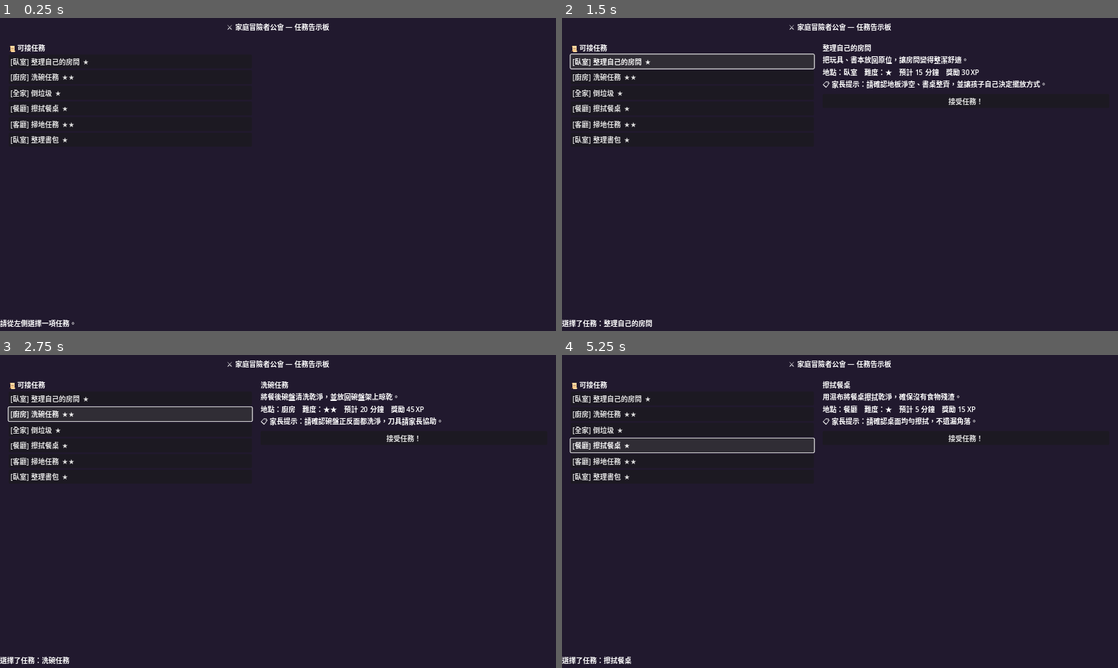
Above: before the commit, frames 1-4 (two rows, left to right).
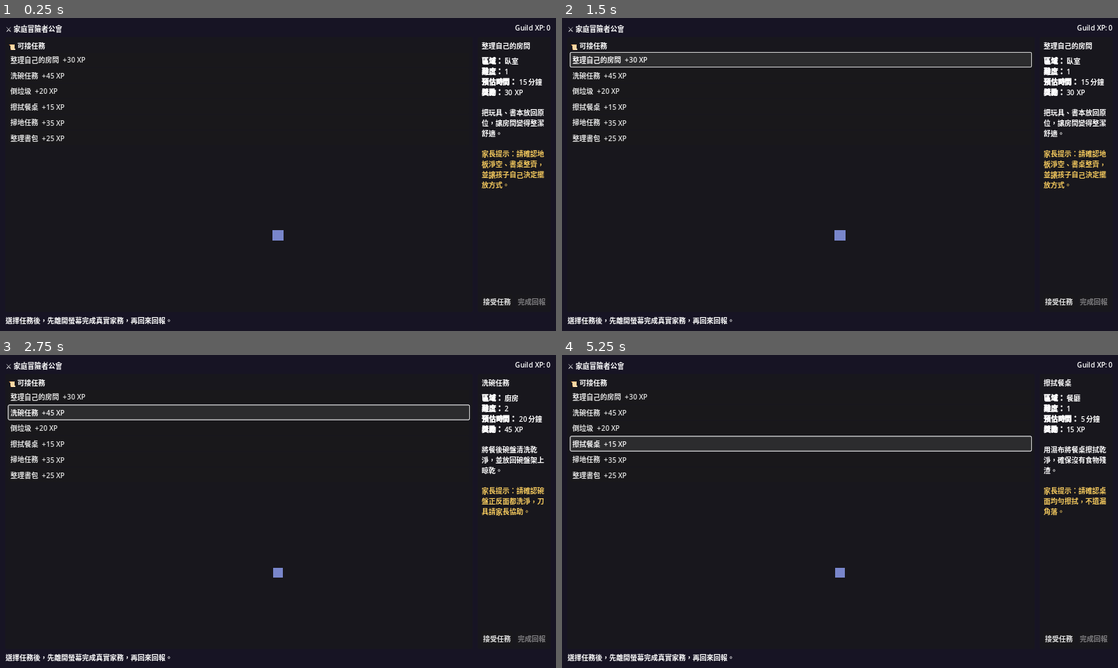
Above: after the commit, the same moments.

Repository: key8745-netizen/sweet-home-os
Game: Godot game, scene res://scenes/guild_hall.tscn
The game is run twice, just before and just after one commit, with the same random seed, the same clock (stepped at 60 frames per second) and the same inputs.
Inputs (mouse positions are in pixels of both pictures, inside the frame that each line leads up to):
- Up to frame 1 (0.25 s): no input
- Up to frame 2 (1.5 s): click (689, 61) at 0.5 s, where only the run before the commit has a clickable "[臥室] 整理自己的房間 ★"; click (801, 58) at 1.25 s, where only the run after the commit has a clickable "整理自己的房間 +30 XP"
- Up to frame 3 (2.75 s): click (127, 414) at 2 s, where only the run before the commit has a clickable "[廚房] 洗碗任務 ★★"
- Up to frame 4 (5.25 s): click (801, 411) at 2.75 s, where only the run after the commit has a clickable "洗碗任務 +45 XP"; click (689, 430) at 3.5 s, where only the run before the commit has a clickable "[全家] 倒垃圾 ★"; click (801, 426) at 4.25 s, where only the run after the commit has a clickable "倒垃圾 +20 XP"; click (689, 445) at 5 s, where only the run before the commit has a clickable "[餐廳] 擦拭餐桌 ★"

The runs differ from the first frame. In frame 1, 4.1% of the frame differs, in the area x 0-99%, y 1-99%; in frame 2, 6.5%; in frame 3, 6.3%; in frame 4, 6.3%.

Commit message:
Advance to Phase 1 + growth-feedback baseline
Adds the full advanced Phase 1 stack to match canonical work-branch state:

Runtime features:
- Local guild XP with queued decoration unlocks (data/decorations.json)
- Background color tween across XP bands (BACKGROUND_LEVELS in guild_hall.gd)
- Hero evolution scaffold with procedural fallback animation (hero_actor.gd)
- Procedural 8-bit arpeggio SFX on decoration unlock (sound_manager.gd)
- SoundManager autoload registered in project.godot
- CompleteButton, UnlockPanel, UnlockTimer, Boundaries in guild_hall.tscn

Data:
- data/decorations.json — 5 XP-gated placeholder decorations
- data/hero_evolution.json — 5 evolution stages with fallback colors

Tooling & docs:
- tools/verify_current_state.py — regression guard script
- tools/validate_asset_ledger.py — asset license ledger checker
- docs/current-state.md — canonical handoff note
- docs/research/asset-license-ledger.md — asset staging ledger
- README.md — Canonical State section added

https://claude.ai/code/session_017YZYsPoxASMAeX94uNU3pt

Diff:
--- /dev/null
+++ b/data/decorations.json
@@ -0,0 +1,44 @@
+{
+  "decorations": [
+    {
+      "id": "potted_plant",
+      "name": "盆栽",
+      "narration": "公會角落多了一株小植物，空氣感覺清新了一點。",
+      "required_total_xp": 30,
+      "position": {"x": 80, "y": 200},
+      "color": "#4caf50"
+    },
+    {
+      "id": "welcome_rug",
+      "name": "歡迎地墊",
+      "narration": "門口鋪上了溫暖的地墊，歡迎每一位冒險者。",
+      "required_total_xp": 80,
+      "position": {"x": 200, "y": 320},
+      "color": "#a05030"
+    },
+    {
+      "id": "wall_lantern",
+      "name": "壁燈",
+      "narration": "牆上掛起了一盞小燈籠，讓公會暖意融融。",
+      "required_total_xp": 150,
+      "position": {"x": 400, "y": 120},
+      "color": "#f0c040"
+    },
+    {
+      "id": "bookshelf",
+      "name": "小書架",
+      "narration": "書架上擺滿了家人共讀的故事書。",
+      "required_total_xp": 300,
+      "position": {"x": 520, "y": 180},
+      "color": "#8b6914"
+    },
+    {
+      "id": "guild_banner",
+      "name": "公會旗幟",
+      "narration": "屬於你們家的旗幟高高飄揚！",
+      "required_total_xp": 600,
+      "position": {"x": 300, "y": 60},
+      "color": "#9c27b0"
+    }
+  ]
+}
--- /dev/null
+++ b/data/hero_evolution.json
@@ -0,0 +1,44 @@
+{
+  "stages": [
+    {
+      "id": "newcomer",
+      "label": "新手冒險者",
+      "required_xp": 0,
+      "sprite": null,
+      "fallback_color": "#7986cb",
+      "fallback_size": 24
+    },
+    {
+      "id": "apprentice",
+      "label": "見習家務師",
+      "required_xp": 100,
+      "sprite": null,
+      "fallback_color": "#4db6ac",
+      "fallback_size": 28
+    },
+    {
+      "id": "journeyman",
+      "label": "家務旅行者",
+      "required_xp": 350,
+      "sprite": null,
+      "fallback_color": "#81c784",
+      "fallback_size": 32
+    },
+    {
+      "id": "expert",
+      "label": "家務專家",
+      "required_xp": 800,
+      "sprite": null,
+      "fallback_color": "#ffb74d",
+      "fallback_size": 36
+    },
+    {
+      "id": "guardian",
+      "label": "家庭守護者",
+      "required_xp": 1500,
+      "sprite": null,
+      "fallback_color": "#f06292",
+      "fallback_size": 40
+    }
+  ]
+}
--- a/project.godot
+++ b/project.godot
@@ -16,6 +16,10 @@
 config/features=PackedStringArray("4.3", "GL Compatibility")
 config/icon="res://assets/textures/icon.svg"
 
+[autoload]
+
+SoundManager="*res://scripts/sound_manager.gd"
+
 [display]
 
 window/size/viewport_width=1280
--- a/scenes/guild_hall.tscn
+++ b/scenes/guild_hall.tscn
@@ -1,6 +1,7 @@
-[gd_scene load_steps=2 format=3 uid="uid://sweet_home_guild_hall"]
+[gd_scene load_steps=3 format=3 uid="uid://sweet_home_guild_hall"]
 
 [ext_resource type="Script" path="res://scripts/guild_hall.gd" id="1"]
+[ext_resource type="PackedScene" path="res://scenes/hero_actor.tscn" id="2"]
 
 [node name="GuildHall" type="Control"]
 layout_mode = 3
@@ -10,74 +11,157 @@
 script = ExtResource("1")
 
 [node name="Background" type="ColorRect" parent="."]
+unique_name_in_owner = true
 layout_mode = 1
 anchors_preset = 15
 anchor_right = 1.0
 anchor_bottom = 1.0
-color = Color(0.13, 0.10, 0.18, 1)
+color = Color(0.09, 0.08, 0.14, 1)
 
-[node name="Title" type="Label" parent="."]
+[node name="DecorContainer" type="Node2D" parent="."]
+unique_name_in_owner = true
+
+[node name="Boundaries" type="StaticBody2D" parent="."]
+
+[node name="RootMargin" type="MarginContainer" parent="."]
 layout_mode = 1
-offset_left = 0.0
-offset_top = 8.0
-offset_right = 1280.0
-offset_bottom = 48.0
-horizontal_alignment = 1
-text = "⚔️ 家庭冒險者公會 — 任務告示板"
+anchors_preset = 15
+anchor_right = 1.0
+anchor_bottom = 1.0
+theme_override_constants/margin_left = 12
+theme_override_constants/margin_top = 12
+theme_override_constants/margin_right = 12
+theme_override_constants/margin_bottom = 12
 
-[node name="QuestBoard" type="VBoxContainer" parent="."]
-layout_mode = 1
-offset_left = 20.0
-offset_top = 56.0
-offset_right = 580.0
-offset_bottom = 680.0
+[node name="RootLayout" type="VBoxContainer" parent="RootMargin"]
+layout_mode = 2
+theme_override_constants/separation = 8
 
-[node name="BoardLabel" type="Label" parent="QuestBoard"]
+[node name="TopBar" type="HBoxContainer" parent="RootMargin/RootLayout"]
+layout_mode = 2
+
+[node name="GuildTitle" type="Label" parent="RootMargin/RootLayout/TopBar"]
+layout_mode = 2
+size_flags_horizontal = 3
+text = "⚔️ 家庭冒險者公會"
+
+[node name="XpLabel" type="Label" parent="RootMargin/RootLayout/TopBar"]
+unique_name_in_owner = true
+layout_mode = 2
+text = "Guild XP: 0"
+
+[node name="MainColumns" type="HBoxContainer" parent="RootMargin/RootLayout"]
+layout_mode = 2
+size_flags_vertical = 3
+theme_override_constants/separation = 12
+
+[node name="QuestPanel" type="PanelContainer" parent="RootMargin/RootLayout/MainColumns"]
+layout_mode = 2
+size_flags_horizontal = 3
+
+[node name="QuestMargin" type="MarginContainer" parent="RootMargin/RootLayout/MainColumns/QuestPanel"]
+layout_mode = 2
+theme_override_constants/margin_left = 8
+theme_override_constants/margin_top = 8
+theme_override_constants/margin_right = 8
+theme_override_constants/margin_bottom = 8
+
+[node name="QuestColumn" type="VBoxContainer" parent="RootMargin/RootLayout/MainColumns/QuestPanel/QuestMargin"]
+layout_mode = 2
+
+[node name="BoardLabel" type="Label" parent="RootMargin/RootLayout/MainColumns/QuestPanel/QuestMargin/QuestColumn"]
+layout_mode = 2
 text = "📜 可接任務"
 
-[node name="QuestList" type="VBoxContainer" parent="QuestBoard"]
+[node name="QuestList" type="VBoxContainer" parent="RootMargin/RootLayout/MainColumns/QuestPanel/QuestMargin/QuestColumn"]
 unique_name_in_owner = true
+layout_mode = 2
 size_flags_vertical = 3
 
-[node name="QuestDetail" type="VBoxContainer" parent="."]
-layout_mode = 1
-offset_left = 600.0
-offset_top = 56.0
-offset_right = 1260.0
-offset_bottom = 680.0
+[node name="DetailPanel" type="PanelContainer" parent="RootMargin/RootLayout/MainColumns"]
+layout_mode = 2
+size_flags_horizontal = 5
 
-[node name="DetailTitle" type="Label" parent="QuestDetail"]
+[node name="DetailMargin" type="MarginContainer" parent="RootMargin/RootLayout/MainColumns/DetailPanel"]
+layout_mode = 2
+theme_override_constants/margin_left = 8
+theme_override_constants/margin_top = 8
+theme_override_constants/margin_right = 8
+theme_override_constants/margin_bottom = 8
+
+[node name="DetailColumn" type="VBoxContainer" parent="RootMargin/RootLayout/MainColumns/DetailPanel/DetailMargin"]
+layout_mode = 2
+theme_override_constants/separation = 10
+
+[node name="DetailTitle" type="Label" parent="RootMargin/RootLayout/MainColumns/DetailPanel/DetailMargin/DetailColumn"]
 unique_name_in_owner = true
-text = ""
+layout_mode = 2
+text = "選擇一張任務卡"
+
+[node name="DetailBody" type="RichTextLabel" parent="RootMargin/RootLayout/MainColumns/DetailPanel/DetailMargin/DetailColumn"]
+unique_name_in_owner = true
+layout_mode = 2
+size_flags_vertical = 3
+bbcode_enabled = true
+text = "從左側任務板選擇一項家務冒險。"
+fit_content = true
+
+[node name="ActionRow" type="HBoxContainer" parent="RootMargin/RootLayout/MainColumns/DetailPanel/DetailMargin/DetailColumn"]
+layout_mode = 2
+theme_override_constants/separation = 8
+
+[node name="AcceptButton" type="Button" parent="RootMargin/RootLayout/MainColumns/DetailPanel/DetailMargin/DetailColumn/ActionRow"]
+unique_name_in_owner = true
+layout_mode = 2
+disabled = true
+text = "接受任務"
+
+[node name="CompleteButton" type="Button" parent="RootMargin/RootLayout/MainColumns/DetailPanel/DetailMargin/DetailColumn/ActionRow"]
+unique_name_in_owner = true
+layout_mode = 2
+disabled = true
+text = "完成回報"
+
+[node name="StatusLabel" type="Label" parent="RootMargin/RootLayout"]
+unique_name_in_owner = true
+layout_mode = 2
+text = "載入任務中……"
+autowrap_mode = 2
+
+[node name="HeroActor" parent="." instance=ExtResource("2")]
+unique_name_in_owner = true
+position = Vector2(640, 500)
+
+[node name="UnlockOverlay" type="CanvasLayer" parent="."]
+layer = 10
+
+[node name="UnlockPanel" type="PanelContainer" parent="UnlockOverlay"]
+unique_name_in_owner = true
+anchors_preset = 8
+anchor_left = 0.5
+anchor_top = 0.5
+anchor_right = 0.5
+anchor_bottom = 0.5
+offset_left = -200.0
+offset_top = -80.0
+offset_right = 200.0
+offset_bottom = 80.0
 visible = false
 
-[node name="DetailDesc" type="Label" parent="QuestDetail"]
+[node name="Margin" type="MarginContainer" parent="UnlockOverlay/UnlockPanel"]
+layout_mode = 2
+theme_override_constants/margin_left = 16
+theme_override_constants/margin_top = 16
+theme_override_constants/margin_right = 16
+theme_override_constants/margin_bottom = 16
+
+[node name="UnlockLabel" type="Label" parent="UnlockOverlay/UnlockPanel/Margin"]
 unique_name_in_owner = true
-text = ""
-visible = false
+layout_mode = 2
+horizontal_alignment = 1
 autowrap_mode = 3
 
-[node name="DetailMeta" type="Label" parent="QuestDetail"]
+[node name="UnlockTimer" type="Timer" parent="UnlockOverlay"]
 unique_name_in_owner = true
-text = ""
-visible = false
-
-[node name="ParentTip" type="Label" parent="QuestDetail"]
-unique_name_in_owner = true
-text = ""
-visible = false
-autowrap_mode = 3
-
-[node name="AcceptButton" type="Button" parent="QuestDetail"]
-unique_name_in_owner = true
-text = "接受任務！"
-visible = false
-
-[node name="StatusLabel" type="Label" parent="."]
-unique_name_in_owner = true
-layout_mode = 1
-offset_left = 0.0
-offset_top = 690.0
-offset_right = 1280.0
-offset_bottom = 720.0
-text = "請從左側選擇一項任務。"
+wait_time = 2.5
+one_shot = true
--- /dev/null
+++ b/scenes/hero_actor.tscn
@@ -0,0 +1,8 @@
+[gd_scene load_steps=2 format=3 uid="uid://sweet_home_hero_actor"]
+
+[ext_resource type="Script" path="res://scripts/hero_actor.gd" id="1"]
+
+[node name="HeroActor" type="CharacterBody2D"]
+script = ExtResource("1")
+
+[node name="CollisionShape2D" type="CollisionShape2D" parent="."]
--- /dev/null
+++ b/scripts/decor_placeholder.gd
@@ -0,0 +1,26 @@
+extends Node2D
+
+var _data: Dictionary = {}
+var _rect: ColorRect
+
+
+func setup(decoration_data: Dictionary) -> void:
+	_data = decoration_data
+
+	var pos_data: Dictionary = _data.get("position", {"x": 0, "y": 0})
+	position = Vector2(float(pos_data.get("x", 0)), float(pos_data.get("y", 0)))
+
+	_rect = ColorRect.new()
+	_rect.size = Vector2(32, 32)
+	_rect.position = Vector2(-16, -16)
+
+	var hex: String = str(_data.get("color", "#888888"))
+	_rect.color = Color.html(hex) if hex.begins_with("#") else Color.GRAY
+
+	add_child(_rect)
+
+	var label := Label.new()
+	label.text = str(_data.get("name", ""))
+	label.position = Vector2(-24, 34)
+	label.add_theme_font_size_override("font_size", 10)
+	add_child(label)
--- a/scripts/guild_hall.gd
+++ b/scripts/guild_hall.gd
@@ -1,79 +1,234 @@
 extends Control
 
 const QUESTS_PATH := "res://data/quests.json"
+const DECORATIONS_PATH := "res://data/decorations.json"
+const DECOR_PLACEHOLDER_SCRIPT := preload("res://scripts/decor_placeholder.gd")
+const BACKGROUND_LEVELS := [
+	{"xp": 0,    "color": Color(0.09, 0.08, 0.14)},
+	{"xp": 500,  "color": Color(0.13, 0.11, 0.21)},
+	{"xp": 1500, "color": Color(0.18, 0.15, 0.27)},
+	{"xp": 3500, "color": Color(0.24, 0.19, 0.32)},
+]
 
 var quests: Array = []
+var decorations: Array = []
+var visible_decoration_ids: Array[String] = []
+var queued_unlocks: Array[Dictionary] = []
 var selected_quest: Dictionary = {}
-
+var accepted_quest: Dictionary = {}
+var total_xp := 0
+var unlock_overlay_active := false
+var background_tween: Tween
+
+@onready var background: ColorRect = %Background
+@onready var decor_container: Node2D = %DecorContainer
 @onready var quest_list: VBoxContainer = %QuestList
 @onready var detail_title: Label = %DetailTitle
-@onready var detail_desc: Label = %DetailDesc
-@onready var detail_meta: Label = %DetailMeta
-@onready var parent_tip: Label = %ParentTip
-@onready var accept_btn: Button = %AcceptButton
+@onready var detail_body: RichTextLabel = %DetailBody
+@onready var accept_button: Button = %AcceptButton
 @onready var status_label: Label = %StatusLabel
+@onready var complete_button: Button = %CompleteButton
+@onready var xp_label: Label = %XpLabel
+@onready var unlock_panel: PanelContainer = %UnlockPanel
+@onready var unlock_label: Label = %UnlockLabel
+@onready var unlock_timer: Timer = %UnlockTimer
+@onready var hero_actor: CharacterBody2D = %HeroActor
 
 
 func _ready() -> void:
+	accept_button.pressed.connect(_on_accept_pressed)
+	complete_button.pressed.connect(_on_complete_pressed)
+	unlock_timer.timeout.connect(_hide_unlock_overlay)
+	complete_button.disabled = true
+	unlock_panel.visible = false
 	load_quests()
+	load_decorations()
 	populate_quest_list()
-	accept_btn.pressed.connect(_on_accept_pressed)
-	_set_detail_visible(false)
+	_update_xp_label()
+	refresh_decorations(false)
+	if hero_actor.has_method("setup_evolution"):
+		hero_actor.setup_evolution(0)
+	if not quests.is_empty():
+		select_quest(quests[0])
 
 
 func load_quests() -> void:
-	var file = FileAccess.open(QUESTS_PATH, FileAccess.READ)
-	if not file:
-		push_error("無法讀取任務資料：" + QUESTS_PATH)
-		return
-	var json = JSON.new()
-	var err = json.parse(file.get_as_text())
-	file.close()
-	if err != OK:
-		push_error("任務 JSON 解析失敗")
-		return
-	quests = json.get_data().get("quests", [])
+	quests = []
+	if not FileAccess.file_exists(QUESTS_PATH):
+		status_label.text = "找不到任務資料：%s" % QUESTS_PATH
+		push_warning(status_label.text)
+		return
+	var file := FileAccess.open(QUESTS_PATH, FileAccess.READ)
+	if file == null:
+		status_label.text = "無法開啟任務資料。"
+		push_warning("Unable to open quest data: %s" % QUESTS_PATH)
+		return
+	var parsed_data = JSON.parse_string(file.get_as_text())
+	if not parsed_data is Dictionary:
+		status_label.text = "任務資料格式錯誤。"
+		push_warning("Quest data must be a JSON object.")
+		return
+	var loaded_quests = parsed_data.get("quests", [])
+	if not loaded_quests is Array:
+		status_label.text = "任務資料缺少 quests 陣列。"
+		push_warning("Quest data must include a quests array.")
+		return
+	quests = loaded_quests
+	status_label.text = "已載入 %d 張任務卡。" % quests.size()
+
+
+func load_decorations() -> void:
+	decorations = []
+	if not FileAccess.file_exists(DECORATIONS_PATH):
+		push_warning("Decoration data file is missing: %s" % DECORATIONS_PATH)
+		return
+	var file := FileAccess.open(DECORATIONS_PATH, FileAccess.READ)
+	if file == null:
+		push_warning("Unable to open decoration data file: %s" % DECORATIONS_PATH)
+		return
+	var parsed_data = JSON.parse_string(file.get_as_text())
+	if not parsed_data is Dictionary:
+		push_warning("Decoration data must be a JSON object.")
+		return
+	var loaded_decorations = parsed_data.get("decorations", [])
+	if not loaded_decorations is Array:
+		push_warning("Decoration data must include a decorations array.")
+		return
+	decorations = loaded_decorations
 
 
 func populate_quest_list() -> void:
 	for child in quest_list.get_children():
 		child.queue_free()
-
 	for quest in quests:
-		var btn = Button.new()
-		var stars = "★".repeat(quest.get("difficulty", 1))
-		btn.text = "[%s] %s  %s" % [quest.get("area", ""), quest.get("title", ""), stars]
-		btn.alignment = HORIZONTAL_ALIGNMENT_LEFT
-		btn.pressed.connect(_on_quest_selected.bind(quest))
-		quest_list.add_child(btn)
-
-
-func _on_quest_selected(quest: Dictionary) -> void:
+		if not quest is Dictionary:
+			continue
+		var quest_button := Button.new()
+		quest_button.text = "%s  +%d XP" % [quest.get("title", "未命名任務"), int(quest.get("xp_reward", 0))]
+		quest_button.alignment = HORIZONTAL_ALIGNMENT_LEFT
+		quest_button.pressed.connect(select_quest.bind(quest))
+		quest_list.add_child(quest_button)
+
+
+func select_quest(quest: Dictionary) -> void:
 	selected_quest = quest
-	detail_title.text = quest.get("title", "")
-	detail_desc.text = quest.get("description", "")
-	detail_meta.text = "地點：%s　難度：%s　預計 %d 分鐘　獎勵 %d XP" % [
-		quest.get("area", ""),
-		"★".repeat(quest.get("difficulty", 1)),
-		quest.get("estimated_minutes", 0),
-		quest.get("xp_reward", 0)
-	]
-	parent_tip.text = "📋 家長提示：" + quest.get("parent_tip", "")
-	_set_detail_visible(true)
-	status_label.text = "選擇了任務：" + quest.get("title", "")
+	detail_title.text = str(quest.get("title", "未命名任務"))
+	detail_body.text = _format_quest_detail(quest)
+	accept_button.disabled = false
+	status_label.text = "選擇任務後，先離開螢幕完成真實家務，再回來回報。"
+
+
+func _format_quest_detail(quest: Dictionary) -> String:
+	var t := ""
+	t += "[b]區域：[/b] %s\n" % quest.get("area", "home")
+	t += "[b]難度：[/b] %s\n" % quest.get("difficulty", "easy")
+	t += "[b]預估時間：[/b] %d 分鐘\n" % int(quest.get("estimated_minutes", 5))
+	t += "[b]獎勵：[/b] %d XP\n\n" % int(quest.get("xp_reward", 0))
+	t += str(quest.get("description", ""))
+	t += "\n\n[color=#f4c95d]家長提示：%s[/color]" % quest.get("parent_tip", "用鼓勵確認孩子的努力。")
+	return t
 
 
 func _on_accept_pressed() -> void:
 	if selected_quest.is_empty():
 		return
-	status_label.text = "✅ 已接受任務「%s」！完成後請告知家長確認。" % selected_quest.get("title", "")
-	accept_btn.disabled = true
-	accept_btn.text = "任務進行中…"
-
-
-func _set_detail_visible(visible: bool) -> void:
-	detail_title.visible = visible
-	detail_desc.visible = visible
-	detail_meta.visible = visible
-	parent_tip.visible = visible
-	accept_btn.visible = visible
+	accepted_quest = selected_quest.duplicate()
+	complete_button.disabled = false
+	status_label.text = "已接受「%s」！完成後請找家長一起確認，再按完成回報。" % accepted_quest.get("title", "任務")
+
+
+func _on_complete_pressed() -> void:
+	if accepted_quest.is_empty():
+		return
+	var earned_xp := int(accepted_quest.get("xp_reward", 0))
+	total_xp += earned_xp
+	status_label.text = "完成「%s」！公會獲得 %d XP，謝謝你的照顧。" % [accepted_quest.get("title", "任務"), earned_xp]
+	accepted_quest = {}
+	complete_button.disabled = true
+	_update_xp_label()
+	refresh_decorations(true)
+	if hero_actor.has_method("setup_evolution"):
+		hero_actor.setup_evolution(total_xp)
+
+
+func refresh_decorations(show_unlock_feedback := true) -> void:
+	var previous_ids := visible_decoration_ids.duplicate()
+	visible_decoration_ids = []
+	_update_background(show_unlock_feedback)
+	for child in decor_container.get_children():
+		child.queue_free()
+	for decoration in decorations:
+		if not decoration is Dictionary:
+			continue
+		if total_xp < int(decoration.get("required_total_xp", 0)):
+			continue
+		var decor := Node2D.new()
+		decor.set_script(DECOR_PLACEHOLDER_SCRIPT)
+		decor_container.add_child(decor)
+		decor.setup(decoration)
+		var did := str(decoration.get("id", decoration.get("name", "decor")))
+		visible_decoration_ids.append(did)
+		if show_unlock_feedback and not previous_ids.has(did):
+			_queue_decoration_unlock(decoration)
+
+
+func _queue_decoration_unlock(decoration: Dictionary) -> void:
+	queued_unlocks.append(decoration)
+	if not unlock_overlay_active:
+		_show_next_decoration_unlock()
+
+
+func _show_next_decoration_unlock() -> void:
+	if queued_unlocks.is_empty():
+		unlock_overlay_active = false
+		unlock_panel.visible = false
+		return
+	var decoration: Dictionary = queued_unlocks.pop_front()
+	var decor_name := str(decoration.get("name", decoration.get("id", "新裝飾")))
+	var narration := str(decoration.get("narration", ""))
+	unlock_overlay_active = true
+	unlock_label.text = "恭喜獲得：%s！\n%s" % [decor_name, narration]
+	unlock_panel.visible = true
+	unlock_timer.start()
+	_play_unlock_sound()
+
+
+func _hide_unlock_overlay() -> void:
+	unlock_panel.visible = false
+	unlock_overlay_active = false
+	_show_next_decoration_unlock()
+
+
+func _update_xp_label() -> void:
+	xp_label.text = "Guild XP: %d" % total_xp
+
+
+func _update_background(animate := true) -> void:
+	var target_color := _get_background_color(total_xp)
+	if not animate:
+		background.color = target_color
+		return
+	if background_tween != null and background_tween.is_valid():
+		background_tween.kill()
+	background_tween = create_tween()
+	background_tween.tween_property(background, "color", target_color, 0.9).set_trans(Tween.TRANS_QUAD).set_ease(Tween.EASE_OUT)
+
+
+func _get_background_color(p_total_xp: int) -> Color:
+	var selected_color: Color = BACKGROUND_LEVELS[0]["color"]
+	for index in range(BACKGROUND_LEVELS.size() - 1):
+		var cur: Dictionary = BACKGROUND_LEVELS[index]
+		var nxt: Dictionary = BACKGROUND_LEVELS[index + 1]
+		var cur_xp := int(cur["xp"])
+		var nxt_xp := int(nxt["xp"])
+		if p_total_xp >= cur_xp and p_total_xp < nxt_xp:
+			var progress := float(p_total_xp - cur_xp) / float(nxt_xp - cur_xp)
+			return cur["color"].lerp(nxt["color"], progress)
+		selected_color = nxt["color"]
+	return selected_color
+
+
+func _play_unlock_sound() -> void:
+	var sound_manager = get_node_or_null("/root/SoundManager")
+	if sound_manager != null and sound_manager.has_method("play_unlock_decor_sound"):
+		sound_manager.play_unlock_decor_sound()
--- /dev/null
+++ b/scripts/hero_actor.gd
@@ -0,0 +1,91 @@
+extends CharacterBody2D
+
+const SPEED := 80.0
+const EVOLUTION_DATA_PATH := "res://data/hero_evolution.json"
+
+var _stages: Array = []
+var _current_stage: Dictionary = {}
+var _facing := Vector2.DOWN
+var _proc_time := 0.0
+var _fallback_rect: ColorRect
+
+
+func _ready() -> void:
+	_load_evolution_data()
+	_build_fallback_visual()
+	setup_evolution(0)
+
+
+func _load_evolution_data() -> void:
+	if not FileAccess.file_exists(EVOLUTION_DATA_PATH):
+		return
+	var file := FileAccess.open(EVOLUTION_DATA_PATH, FileAccess.READ)
+	if file == null:
+		return
+	var parsed = JSON.parse_string(file.get_as_text())
+	if parsed is Dictionary:
+		_stages = parsed.get("stages", [])
+
+
+func _build_fallback_visual() -> void:
+	_fallback_rect = ColorRect.new()
+	_fallback_rect.size = Vector2(24, 24)
+	_fallback_rect.position = Vector2(-12, -12)
+	_fallback_rect.color = Color(0.47, 0.53, 0.80)
+	add_child(_fallback_rect)
+
+
+func setup_evolution(p_total_xp: int) -> void:
+	var selected: Dictionary = {}
+	for stage in _stages:
+		if not stage is Dictionary:
+			continue
+		if p_total_xp >= int(stage.get("required_xp", 0)):
+			selected = stage
+
+	if selected.is_empty() and not _stages.is_empty():
+		selected = _stages[0]
+
+	_current_stage = selected
+
+	if _fallback_rect == null:
+		return
+
+	var size := float(_current_stage.get("fallback_size", 24))
+	_fallback_rect.size = Vector2(size, size)
+	_fallback_rect.position = Vector2(-size / 2.0, -size / 2.0)
+
+	var hex: String = str(_current_stage.get("fallback_color", "#7986cb"))
+	_fallback_rect.color = Color.html(hex) if hex.begins_with("#") else Color(0.47, 0.53, 0.80)
+
+
+func _physics_process(delta: float) -> void:
+	var dir := Vector2.ZERO
+	if Input.is_action_pressed("ui_right"):
+		dir.x += 1.0
+	if Input.is_action_pressed("ui_left"):
+		dir.x -= 1.0
+	if Input.is_action_pressed("ui_down"):
+		dir.y += 1.0
+	if Input.is_action_pressed("ui_up"):
+		dir.y -= 1.0
+
+	if dir != Vector2.ZERO:
+		_facing = dir.normalized()
+		velocity = dir.normalized() * SPEED
+	else:
+		velocity = Vector2.ZERO
+
+	move_and_slide()
+	_update_procedural_motion(delta)
+
+
+func _update_procedural_motion(delta: float) -> void:
+	_proc_time += delta
+	if _fallback_rect == null:
+		return
+	var base_size := float(_current_stage.get("fallback_size", 24))
+	var breathe := sin(_proc_time * 2.0) * 1.5
+	var s := base_size + breathe
+	_fallback_rect.size = Vector2(s, s)
+	_fallback_rect.position = Vector2(-s / 2.0, -s / 2.0)
--- /dev/null
+++ b/scripts/sound_manager.gd
@@ -0,0 +1,41 @@
+extends Node
+
+# Procedural 8-bit arpeggio for decoration unlock celebrations.
+# No external audio files needed — generates samples at runtime.
+
+const SAMPLE_RATE := 22050
+const ARPEGGIO_NOTES := [523.25, 659.25, 783.99, 1046.50]  # C5 E5 G5 C6
+const NOTE_DURATION := 0.08
+
+
+func play_unlock_decor_sound() -> void:
+	var player := AudioStreamPlayer.new()
+	add_child(player)
+	player.stream = _build_arpeggio_wav()
+	player.volume_db = -6.0
+	player.play()
+	player.finished.connect(player.queue_free)
+
+
+func _build_arpeggio_wav() -> AudioStreamWAV:
+	var note_samples := int(SAMPLE_RATE * NOTE_DURATION)
+	var total_samples := note_samples * ARPEGGIO_NOTES.size()
+	var data := PackedByteArray()
+	data.resize(total_samples * 2)
+
+	for note_idx in range(ARPEGGIO_NOTES.size()):
+		var freq: float = ARPEGGIO_NOTES[note_idx]
+		var offset := note_idx * note_samples
+		for i in range(note_samples):
+			var t := float(i) / float(SAMPLE_RATE)
+			var envelope := 1.0 - float(i) / float(note_samples)
+			var sample := int(clamp(sin(TAU * freq * t) * envelope * 28000.0, -32768.0, 32767.0))
+			data[( offset + i) * 2] = sample & 0xFF
+			data[(offset + i) * 2 + 1] = (sample >> 8) & 0xFF
+
+	var wav := AudioStreamWAV.new()
+	wav.format = AudioStreamWAV.FORMAT_16_BITS
+	wav.mix_rate = SAMPLE_RATE
+	wav.stereo = false
+	wav.data = data
+	return wav
Not shown, added: README.md
Not shown, added: docs/current-state.md
Not shown, added: docs/research/asset-license-ledger.md
Not shown, added: tools/validate_asset_ledger.py
Not shown, added: tools/verify_current_state.py
